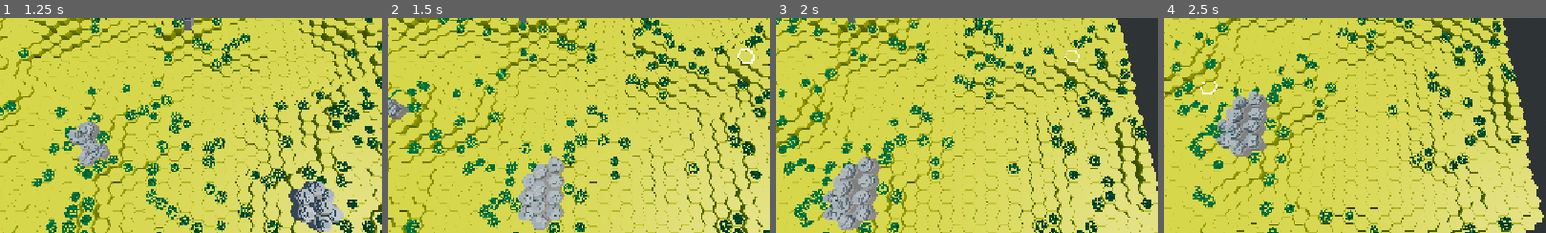
Above: before the commit, frames 1-4 (left to right).
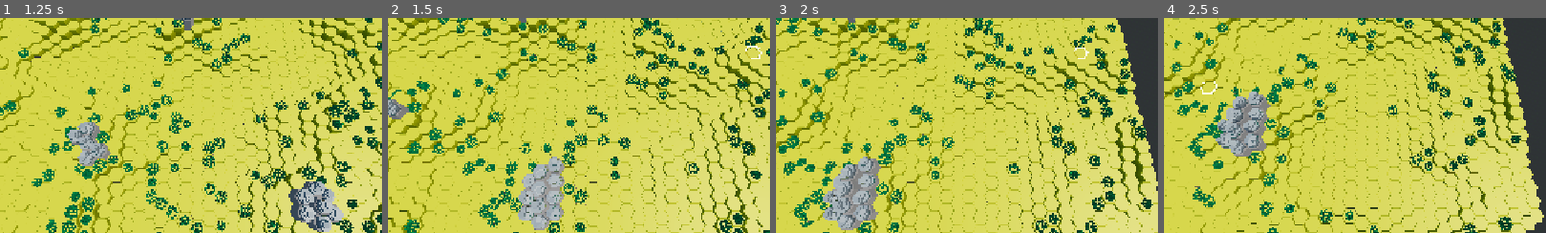
Above: after the commit, the same moments.

Repository: forzinkahd/HexaKingdomGameRepo
Game: Godot game, scene res://Scenes/GameScene.tscn
The game is run twice, just before and just after one commit, with the same random seed, the same clock (stepped at 60 frames per second) and the same inputs.
Inputs (mouse positions are % of the whole screen's width and height, from its top left):
- Up to frame 1 (1.25 s): click "Generate" at 0.5 s
- Up to frame 2 (1.5 s): tap Enter at 1.25 s; move the mouse to (72, 45) at 1.27 s; hold D (MoveRight) from 1.28 s (still down); click (72, 45) at 1.35 s
- Up to frame 3 (2 s): keep holding D (MoveRight); right-click (72, 45) at 1.55 s
- Up to frame 4 (2.5 s): move the mouse to (30, 55) at 2.02 s; release D (MoveRight) at 2.03 s; hold S (MoveBackwards) from 2.03 s (still down); right-click (30, 55) at 2.1 s; click (30, 55) at 2.3 s
The pictures show only the part of the screen within x 24-74%, y 34-84%; the shares and areas given below are measured in that part.

Frame 1 is identical in both runs. In frame 2, 0.2% of the frame differs, in the area x 91-98%, y 12-22%; in frame 3, 0.1%; in frame 4, nothing differs.

Commit message:
Camera rotation improvement

Diff:
--- a/Scenes/GameScene.tscn
+++ b/Scenes/GameScene.tscn
@@ -2,6 +2,7 @@
 
 [ext_resource type="Script" uid="uid://divfigpu0u8i2" path="res://scripts/camera_script.gd" id="1_1xefc"]
 [ext_resource type="Environment" uid="uid://c2ser6hsgkgxm" path="res://Resources/environment.tres" id="1_124qp"]
+[ext_resource type="Script" uid="uid://regx54qdcye7" path="res://Scenes/camera_rig.gd" id="1_qolck"]
 [ext_resource type="Texture2D" uid="uid://b23jrfa2h4i8l" path="res://Assets/Materials/SkyBG.png" id="2_l7mlp"]
 [ext_resource type="Script" uid="uid://cr1mxhuqd7thp" path="res://scripts/WorldGen/world_gen.gd" id="3_davhy"]
 [ext_resource type="Resource" uid="uid://c6hfos2qpgqth" path="res://Resources/GenerationSettings/test.tres" id="4_58wc8"]
@@ -23,8 +24,10 @@
 
 [node name="World" type="Node3D" unique_id=96651091]
 
-[node name="CameraParent" type="Node3D" parent="." unique_id=88488618]
+[node name="CameraParent" type="Node3D" parent="." unique_id=88488618 node_paths=PackedStringArray("cam")]
 transform = Transform3D(1, 0, 0, 0, 1, 0, 0, 0, 1, -0.117906, 15.1842, 10.1434)
+script = ExtResource("1_qolck")
+cam = NodePath("Camera3D")
 
 [node name="Camera3D" type="Camera3D" parent="CameraParent" unique_id=553882186 node_paths=PackedStringArray("sun")]
 transform = Transform3D(1, 0, 0, 0, 0.9985367, -0.054078784, 0, 0.054078784, 0.9985367, 0, 0, 0)
--- /dev/null
+++ b/Scenes/camera_rig.gd
@@ -0,0 +1,74 @@
+extends Node3D
+
+@export var cam: Camera3D
+@export var sensitivity := 0.005
+@export var min_pitch := deg_to_rad(-65.0)
+@export var max_pitch := deg_to_rad(65.0)
+@export var max_raycast_dist := 5000.0
+
+var orbiting := false
+var pivot := Vector3.ZERO
+var pitch: float = 0.0
+
+func _ready() -> void:
+	if cam == null:
+		push_error("CameraRig: 'cam' is not assigned.")
+
+func _unhandled_input(event: InputEvent) -> void:
+	if event is InputEventMouseButton and event.button_index == MOUSE_BUTTON_MIDDLE:
+		orbiting = event.pressed
+		if orbiting:
+			pivot = _pick_pivot_under_mouse()
+			# Optional: capture mouse while orbiting
+			Input.set_mouse_mode(Input.MOUSE_MODE_CAPTURED)
+		else:
+			Input.set_mouse_mode(Input.MOUSE_MODE_VISIBLE)
+
+	if event is InputEventMouseMotion and orbiting:
+		_orbit(event.relative)
+
+func _orbit(mouse_delta: Vector2) -> void:
+	# Yaw around global up at pivot
+	var yaw_angle := -mouse_delta.x * sensitivity
+	_rotate_around_point(pivot, Vector3.UP, yaw_angle)
+
+	# Pitch around the camera rig's RIGHT axis at pivot (after yaw)
+	var right_axis: Vector3 = global_transform.basis.x.normalized()
+	var pitch_delta: float = -mouse_delta.y * sensitivity
+	var new_pitch: float = clamp(pitch + pitch_delta, min_pitch, max_pitch)
+	var applied: float = new_pitch - pitch
+	pitch = new_pitch
+
+	if abs(applied) > 0.000001:
+		_rotate_around_point(pivot, right_axis, applied)
+
+func _rotate_around_point(point: Vector3, axis: Vector3, angle: float) -> void:
+	# Rotate position around pivot
+	var t := global_transform
+	t.origin = point + (t.origin - point).rotated(axis, angle)
+	# Rotate orientation around same axis
+	t.basis = t.basis.rotated(axis, angle)
+	global_transform = t
+
+func _pick_pivot_under_mouse() -> Vector3:
+	var vp := get_viewport()
+	var mouse_pos := vp.get_mouse_position()
+
+	var origin := cam.project_ray_origin(mouse_pos)
+	var dir := cam.project_ray_normal(mouse_pos)
+	var end := origin + dir * max_raycast_dist
+
+	var query := PhysicsRayQueryParameters3D.create(origin, end)
+	# Optional: if you have specific layers, set query.collision_mask here.
+	var hit := get_world_3d().direct_space_state.intersect_ray(query)
+
+	if hit and hit.has("position"):
+		return hit["position"]
+
+	# Fallback: intersect with y=0 plane if ray hits nothing
+	var plane := Plane(Vector3.UP, 0.0)
+	var t: Variant = plane.intersects_ray(origin, dir)
+	if t != null:
+		return origin + dir * float(t)
+
+	return global_transform.origin
--- a/project.godot
+++ b/project.godot
@@ -107,6 +107,11 @@
 "events": [Object(InputEventKey,"resource_local_to_scene":false,"resource_name":"","device":-1,"window_id":0,"alt_press …(191 unchanged characters)…
 ]
 }
+CameraOrbit={
+"deadzone": 0.2,
+"events": [Object(InputEventMouseButton,"resource_local_to_scene":false,"resource_name":"","device":-1,"window_id":0,"alt_pressed":false,"shift_pressed":false,"ctrl_pressed":false,"meta_pressed":false,"button_mask":4,"position":Vector2(303, 21),"global_position":Vector2(317, 94),"factor":1.0,"button_index":3,"canceled":false,"pressed":true,"double_click":false,"script":null)
+]
+}
 
 [physics]
 
--- a/scripts/WorldGen/Voxel/chunk.gd
+++ b/scripts/WorldGen/Voxel/chunk.gd
@@ -32,8 +32,11 @@
 
 
 func voxel_at_point(hd: HitData) -> Voxel:
-	# Move slightly into the surface so we don't get edge ambiguity
-	var p: Vector3 = hd.point - hd.normal * 0.01
+	# Prefer ray intersection with ground plane (y = 0) to avoid cliffs blocking selection.
+	var p: Vector3 = _ray_hit_ground_plane(hd)
+	# Small bias so exact edges don’t flicker
+	p.x += 0.0001
+	p.z += 0.0001
 
 	var key: Vector2i
 	if WorldMap.is_map_staggered:
@@ -45,8 +48,26 @@
 	if v != null:
 		return v
 
-	# Fallback: if something went out of bounds, return nearest by scan (rare)
 	return _fallback_nearest_by_xz(p)
+
+
+func _ray_hit_ground_plane(hd: HitData) -> Vector3:
+	# Plane y=0 (world base). If your base isn’t 0, change this.
+	var plane_y: float = 0.0
+
+	var dir_y: float = hd.ray_dir.y
+	if abs(dir_y) < 0.00001:
+		# Ray is almost parallel to plane; fallback to collision point
+		return hd.point
+
+	var t: float = (plane_y - hd.ray_origin.y) / dir_y
+
+	# If plane is behind the camera (t < 0), fallback to collision point
+	if t < 0.0:
+		return hd.point
+
+	return hd.ray_origin + hd.ray_dir * t
+
 
 
 func _pick_axial_hex_xz(p: Vector3) -> Vector2i:
--- a/scripts/hit_data.gd
+++ b/scripts/hit_data.gd
@@ -4,3 +4,5 @@
 var object: Node3D
 var point: Vector3
 var normal: Vector3
+var ray_origin: Vector3
+var ray_dir: Vector3
--- a/scripts/interaction.gd
+++ b/scripts/interaction.gd
@@ -65,14 +65,16 @@
 
 
 func raycast_at_mouse(origin, end) -> HitData:
-		var query = PhysicsRayQueryParameters3D.create(origin, end)
-		var collision = get_world_3d().direct_space_state.intersect_ray(query)
+		var query := PhysicsRayQueryParameters3D.create(origin, end)
+		var collision := get_world_3d().direct_space_state.intersect_ray(query)
 		if collision and collision.has("collider"):
 			var hit = collision.collider
 			var data = HitData.new()
-			data.object = hit
+			data.object = collision.collider
 			data.point = collision.position
 			data.normal = collision.normal
+			data.ray_origin = origin
+			data.ray_dir = (end - origin).normalized()
 			return data
 		else:
 			deselect()
Not shown, added: Scenes/camera_rig.gd.uid
